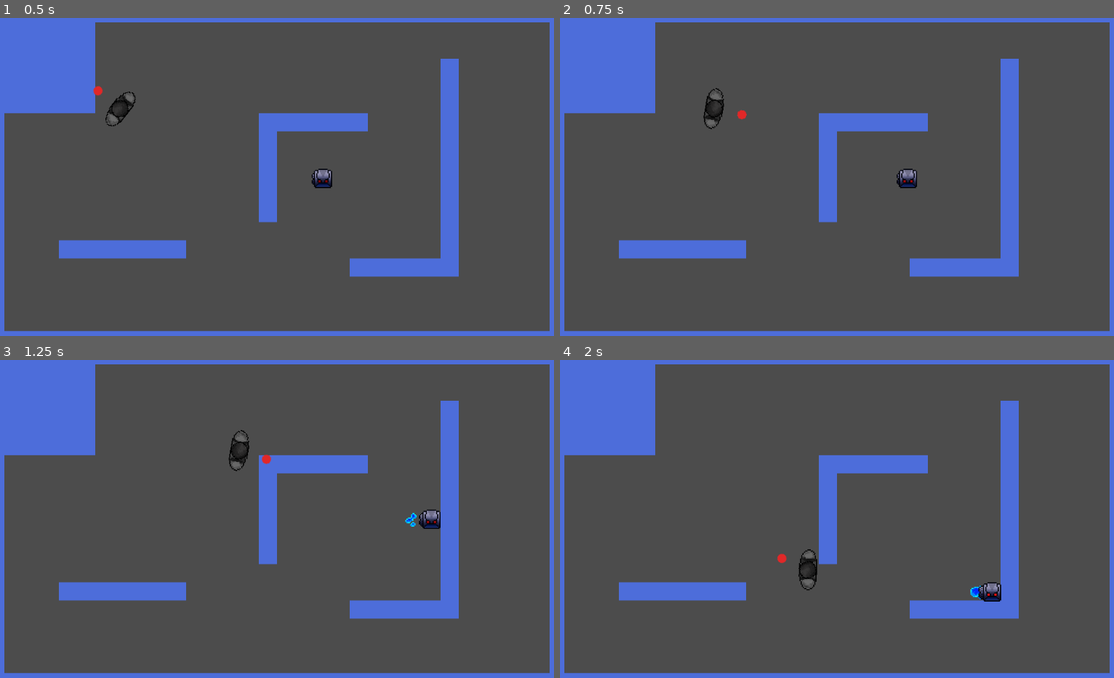
Above: before the commit, frames 1-4 (two rows, left to right).
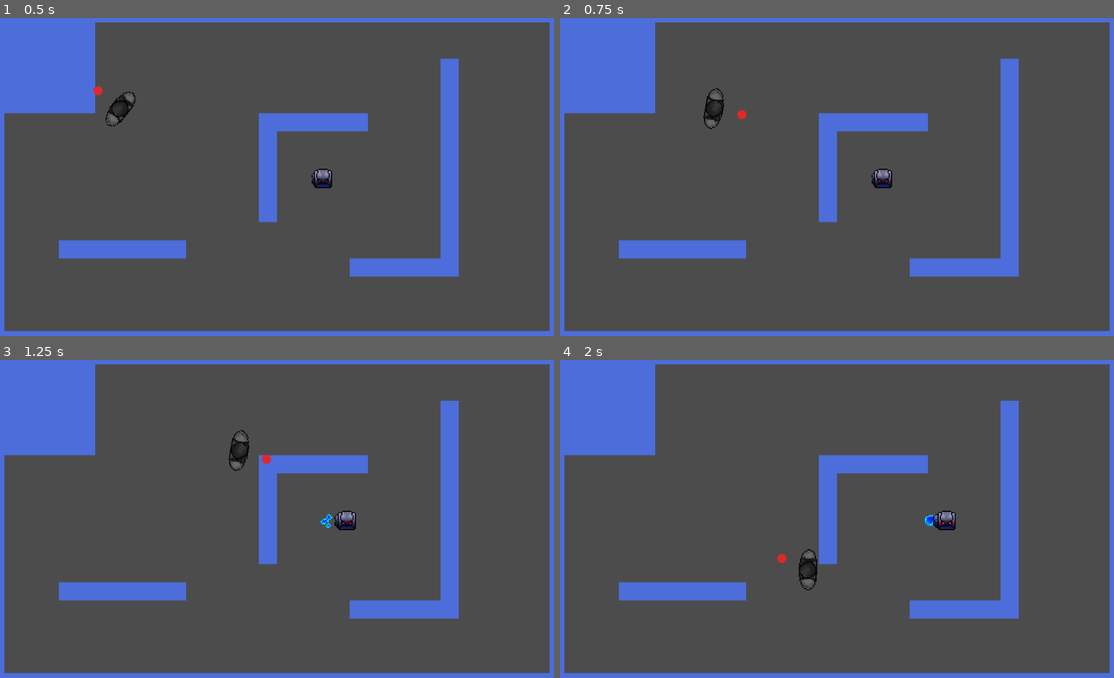
Above: after the commit, the same moments.

Repository: ARayRyanR/TimeGun
Game: Godot game, scene res://src/World.tscn
Same seed, same stepped clock (60 frames per second), same inputs: the game is played once before the commit and once after it.
Inputs (mouse positions are in pixels of both pictures, inside the frame that each line leads up to):
- Up to frame 1 (0.5 s): no input
- Up to frame 2 (0.75 s): tap Enter at 0.5 s; move the mouse to (964, 157) at 0.52 s; hold Right (ui_right) from 0.53 s (still down); tap Space (ui_select) at 0.6 s
- Up to frame 3 (1.25 s): keep holding Right (ui_right); tap Space (ui_select) at 0.77, 1.07 s
- Up to frame 4 (2 s): move the mouse to (720, 534) at 1.27 s; release Right (ui_right) at 1.28 s; hold Down (ui_down) from 1.28 s (still down); click (720, 534) at 1.35 s; tap Space (ui_select) at 1.52, 1.55, 1.82 s

Frame 1 is identical in both runs. In frame 2, 0.4% of the frame differs, in the area x 56-65%, y 47-54%; in frame 3, 0.5%; in frame 4, 0.5%, in the area x 65-80%, y 47-76%.

Commit message:
bullet/enemy interaction

Diff:
--- a/TimeGun/src/Bullet.tscn
+++ b/TimeGun/src/Bullet.tscn
@@ -11,6 +11,9 @@
 collision_mask = 0
 script = ExtResource( 2 )
 
+[node name="BulletShape" type="CollisionShape2D" parent="."]
+shape = SubResource( 1 )
+
 [node name="gun" type="Sprite" parent="."]
 scale = Vector2( 0.5, 0.5 )
 texture = ExtResource( 1 )
@@ -18,6 +21,6 @@
 [node name="WorldDetector" type="Area2D" parent="."]
 collision_layer = 0
 
-[node name="CollisionShape2D" type="CollisionShape2D" parent="WorldDetector"]
+[node name="BulletShape" type="CollisionShape2D" parent="WorldDetector"]
 shape = SubResource( 1 )
 [connection signal="body_entered" from="WorldDetector" to="." method="_on_WorldDetector_body_entered"]
--- a/TimeGun/src/Enemy.gd
+++ b/TimeGun/src/Enemy.gd
@@ -29,3 +29,10 @@
 	# return to idle animation
 	yield($AnimationPlayer, "animation_finished")
 	$AnimationPlayer.play("idle")
+
+
+# triggers when a bullet touches enemy body
+func _on_BulletDetector_body_entered(body: Node) -> void:
+	# delete both
+	body.queue_free()
+	queue_free()
--- a/TimeGun/src/Enemy.tscn
+++ b/TimeGun/src/Enemy.tscn
@@ -46,16 +46,24 @@
 "_edit_vertical_guides_": [ 45.985 ]
 }
 
+[node name="BodyShape" type="CollisionShape2D" parent="."]
+shape = SubResource( 3 )
+
 [node name="BodySprite" type="Sprite" parent="."]
 scale = Vector2( 2, 2 )
 texture = ExtResource( 1 )
 hframes = 16
 region_rect = Rect2( 0, 0, 48, 48 )
 
-[node name="BodyShape" type="CollisionShape2D" parent="."]
-shape = SubResource( 3 )
-
 [node name="AnimationPlayer" type="AnimationPlayer" parent="."]
 autoplay = "idle"
 anims/dodge_right = SubResource( 2 )
 anims/idle = SubResource( 1 )
+
+[node name="BulletDetector" type="Area2D" parent="."]
+collision_layer = 0
+collision_mask = 4
+
+[node name="BodyShape" type="CollisionShape2D" parent="BulletDetector"]
+shape = SubResource( 3 )
+[connection signal="body_entered" from="BulletDetector" to="." method="_on_BulletDetector_body_entered"]
--- a/TimeGun/src/World.tscn
+++ b/TimeGun/src/World.tscn
@@ -42,5 +42,5 @@
 [node name="Player" parent="." instance=ExtResource( 1 )]
 position = Vector2( 235.726, 184.161 )
 
-[node name="Enemy" parent="Player" instance=ExtResource( 3 )]
-position = Vector2( 357.761, 124.081 )
+[node name="Enemy" parent="." instance=ExtResource( 3 )]
+position = Vector2( 593.487, 308.242 )
